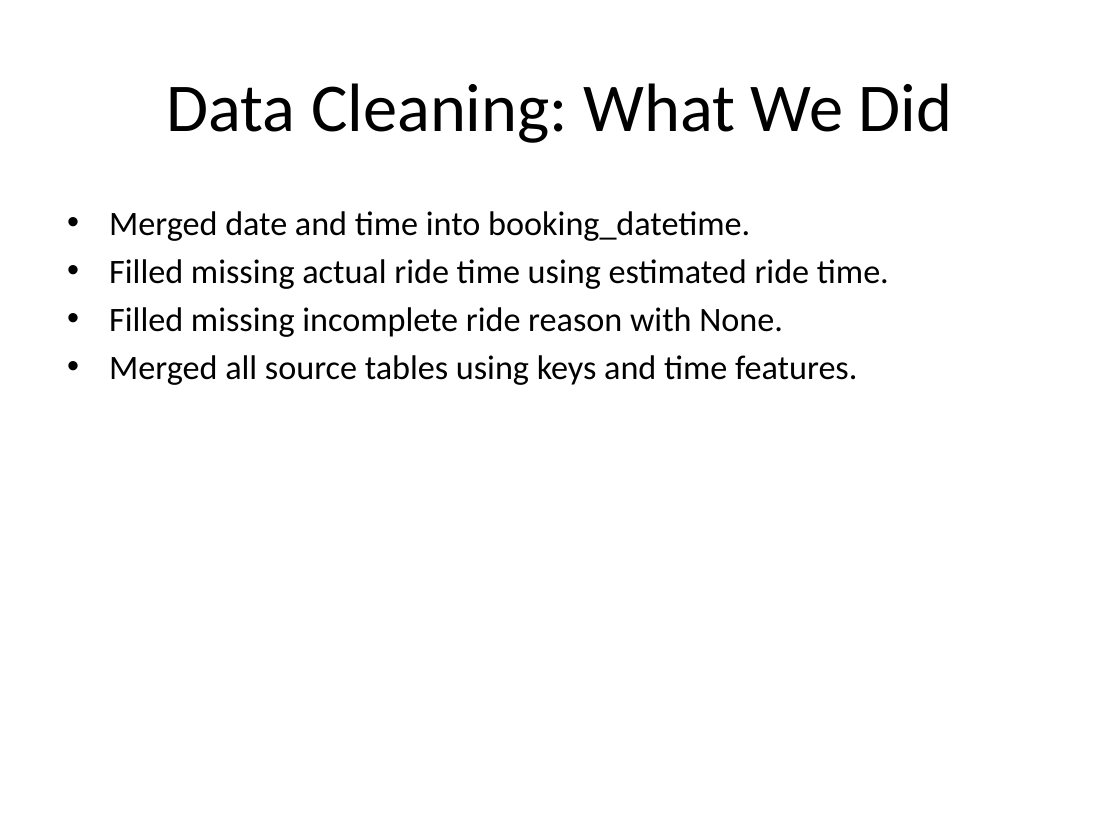
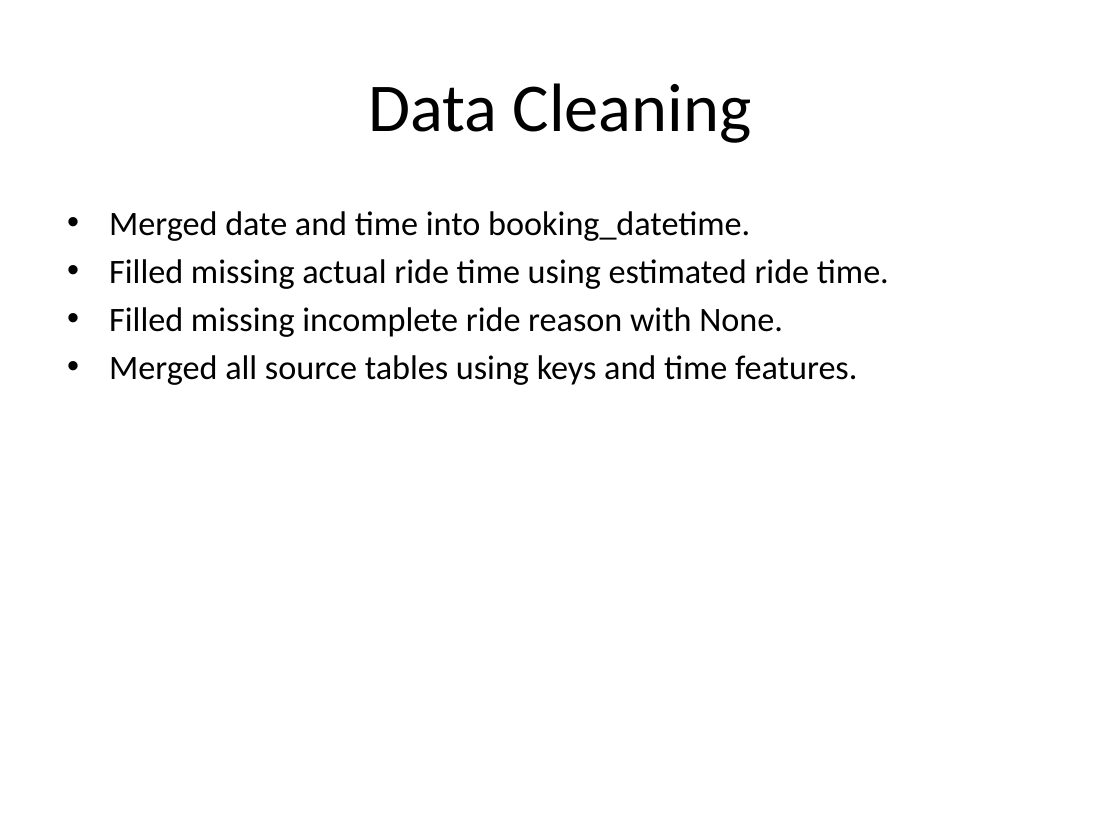
Before and after one commit to Meenakshipro/My-Projects, a slide deck: slide 14 of Project 3/docs/Rapido_Student_Teaching_Deck.pptx (slide 17 before the commit). Drawn at 1120x840 pixels with LibreOffice and Linux fonts; fonts in the diff are those of the drawing. Boxes give left, top, right and bottom in pixels: in the first picture for what was removed or moved away, otherwise in the second. Text is boxed around its words. In the diff, an @@ line names an element or a change of style, - is before the commit and + after.

```diff
--- a/Project 3/docs/Rapido_Student_Teaching_Deck.pptx
+++ b/Project 3/docs/Rapido_Student_Teaching_Deck.pptx
@@ title at [368,83,752,143]: text changed @@
-Data Cleaning: What We Did
+Data Cleaning
```
Also in this commit, not shown: 12 other slides changed, 1 slide added, 11 slides removed, 4 other files.
